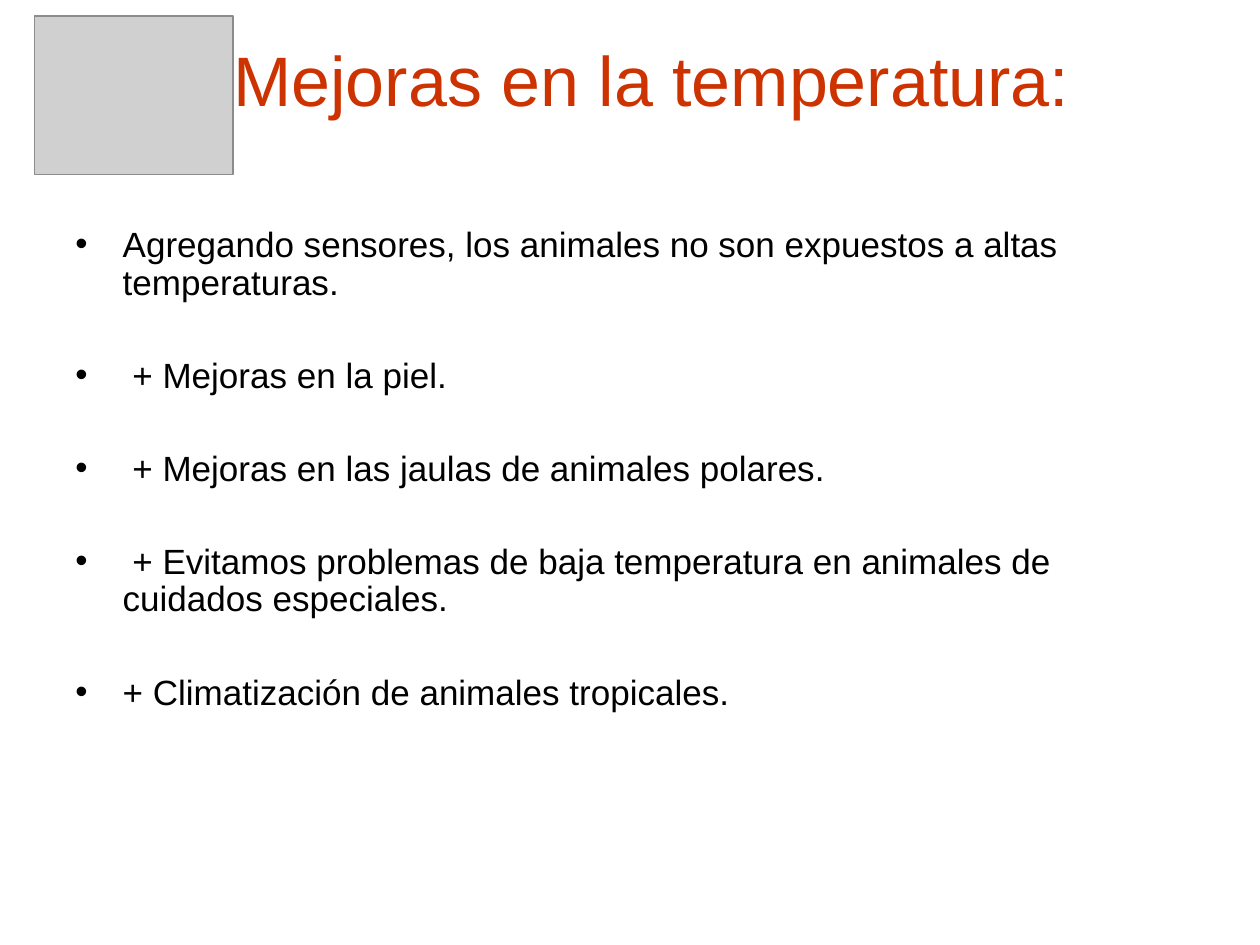
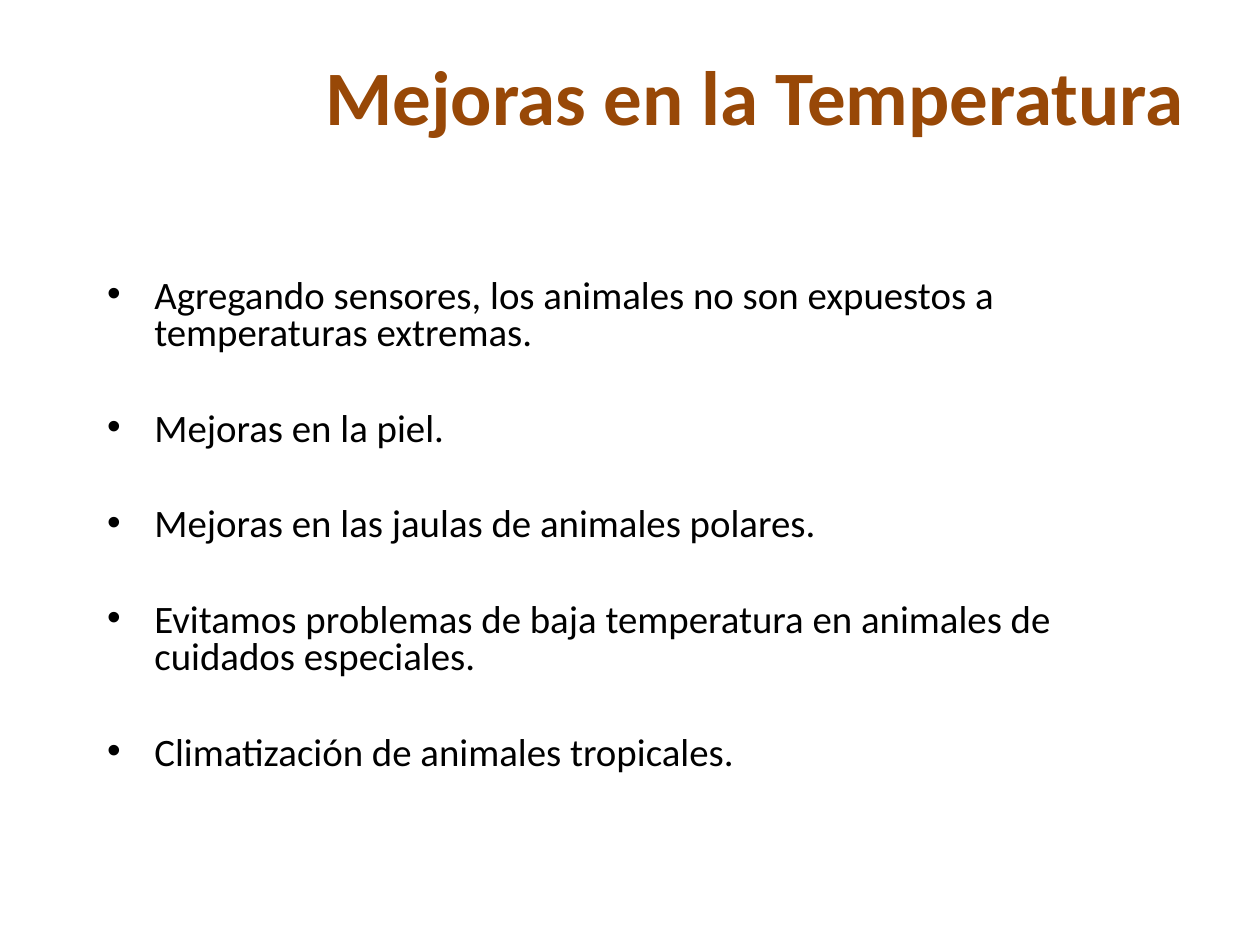
Before and after one commit to skiel85/taller-desarrollo-proyectos-i, a slide deck: slide 18 of Presentaciones/Demo Gerencial.ppt (slide 12 before the commit). Drawn at 1260x945 pixels with LibreOffice and Linux fonts; fonts in the diff are those of the drawing; grey boxes stand for pictures; background and template pictures are left out. Boxes give left, top, right and bottom in pixels: in the first picture for what was removed or moved away, otherwise in the second. Text is boxed around its words. In the diff, an @@ line names an element or a change of style, - is before the commit and + after.

```diff
--- a/Presentaciones/Demo Gerencial.ppt
+++ b/Presentaciones/Demo Gerencial.ppt
@@ picture removed at <box>34,16,233,175</box> @@
@@ title at <box>325,71,1183,138</box>: text changed; size 40 to 44 pt; font Arial to Calibri; text colour #CC3300 to #984807; bold on @@
-Mejoras en la temperatura:
+Mejoras en la Temperatura
@@ text at <box>154,282,1051,773</box>: text changed; size 20 to 22.2 pt; font Arial to Calibri @@
-• Agregando sensores, los animales no son expuestos a altas temperaturas.
-• + Mejoras en la piel.
-• + Mejoras en las jaulas de animales polares.
-• + Evitamos problemas de baja temperatura en animales de cuidados especiales.
-• + Climatización de animales tropicales.
+• Agregando sensores, los animales no son expuestos a temperaturas extremas.
+• Mejoras en la piel.
+• Mejoras en las jaulas de animales polares.
+• Evitamos problemas de baja temperatura en animales de cuidados especiales.
+• Climatización de animales tropicales.
```
Also in this commit, not shown: 13 other slides changed, 10 slides added, 4 slides removed.
